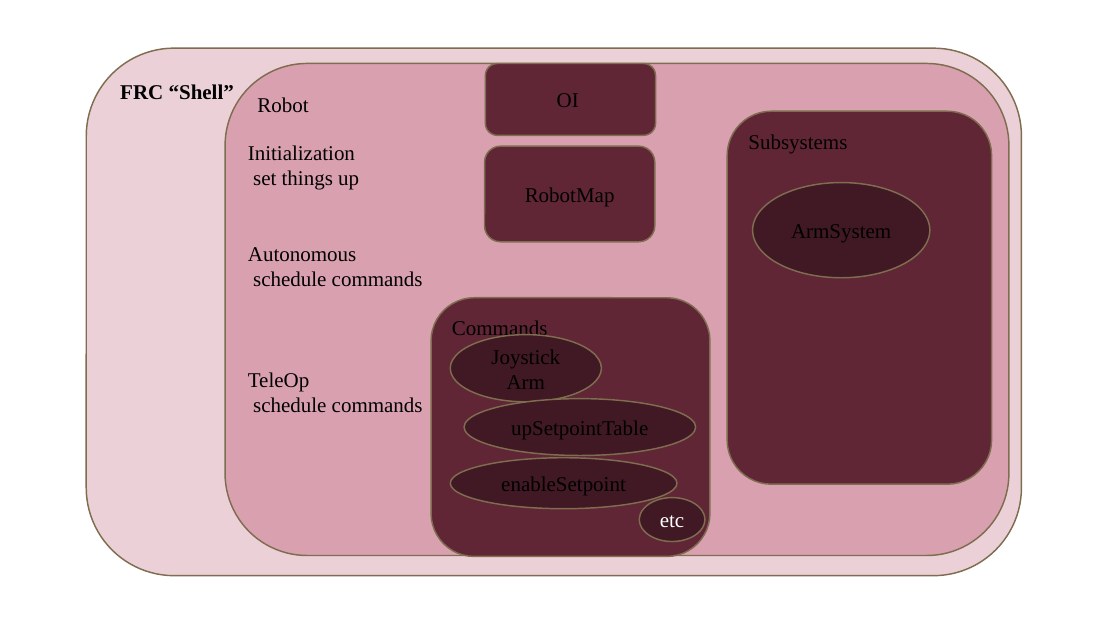
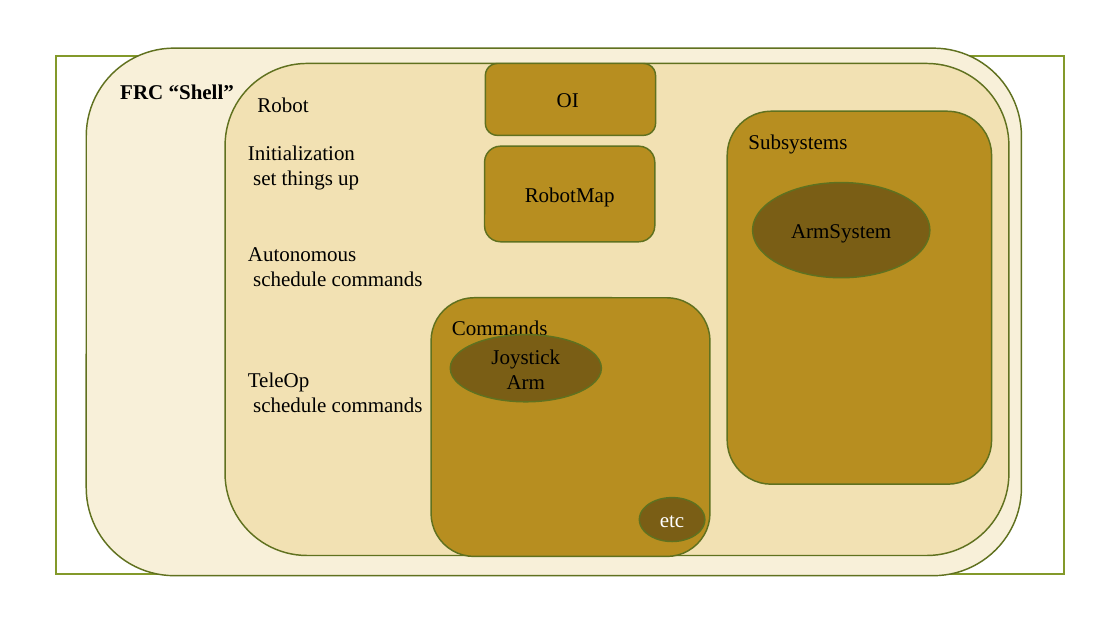
Before and after one commit to 4662FRCRobotics/Training, a slide deck: slide 5 of Object Oriented Programming FRC Context ArmSystem.pptx (slide 6 before the commit). Drawn at 1120x630 pixels with LibreOffice and Linux fonts; fonts in the diff are those of the drawing; background and template pictures are left out. Boxes give left, top, right and bottom in pixels: in the first picture for what was removed or moved away, otherwise in the second. Text is boxed around its words. In the diff, an @@ line names an element or a change of style, - is before the commit and + after.

```diff
--- a/Object Oriented Programming FRC Context ArmSystem.pptx
+++ b/Object Oriented Programming FRC Context ArmSystem.pptx
@@ rectangle added at [55,56,1064,575], outline #83992A 1.25 pt @@
@@ rounded rectangle "FRC “Shell”" at [87,48,1022,576]: fill #ECD0D7 to #F8F0D9; outline #7F6D4F 1.25 pt to #61711F 1.25 pt @@
@@ rounded rectangle "Robot" at [225,64,1009,556]: fill #D9A0B0 to #F2E1B3; outline #7F6D4F 1.25 pt to #61711F 1.25 pt @@
@@ fill #602636 to #B78E20; outline #7F6D4F 1.25 pt to #61711F 1.25 pt in 4 elements at [486,64,656,136], [431,297,710,556], [728,111,992,484], [485,146,655,242] @@
@@ ellipse removed at [465,399,697,456] @@
-upSetpointTable
@@ ellipse removed at [450,458,677,509] @@
-enableSetpoint
@@ fill #401924 to #7A5E15; outline #7F6D4F 1.25 pt to #61711F 1.25 pt in 3 elements at [450,334,602,402], [753,182,930,277], [639,497,705,541] @@
```
Also in this commit, not shown: 6 other slides changed, 7 slides added, 4 slides removed, 5 other files.
